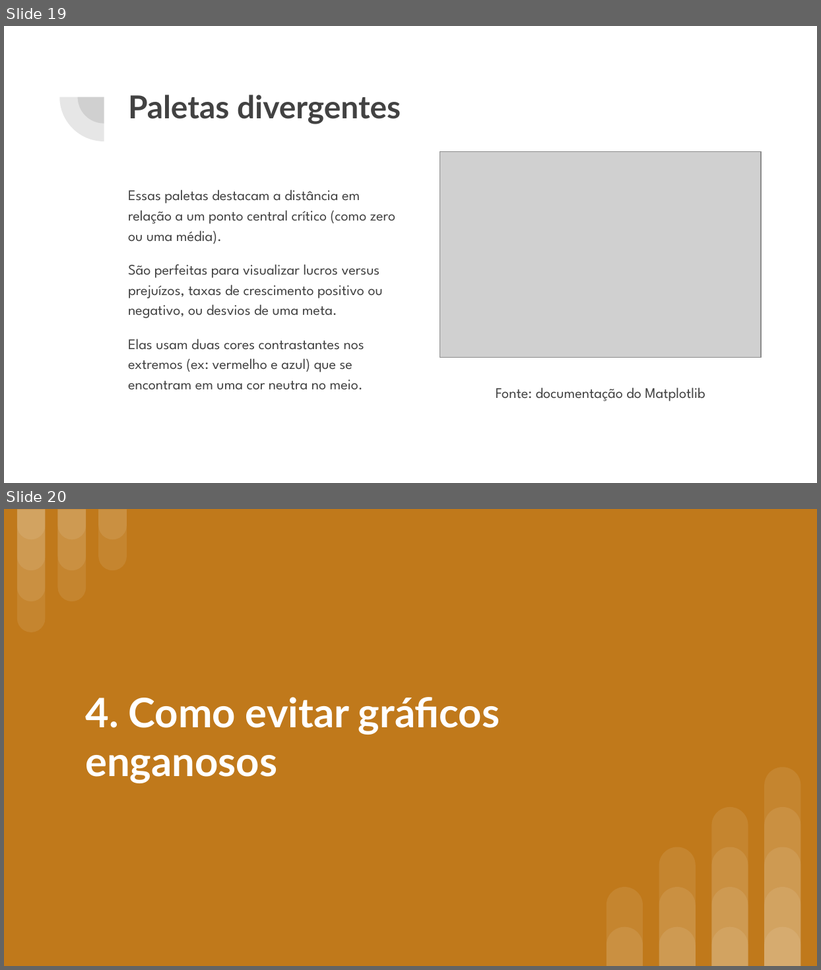
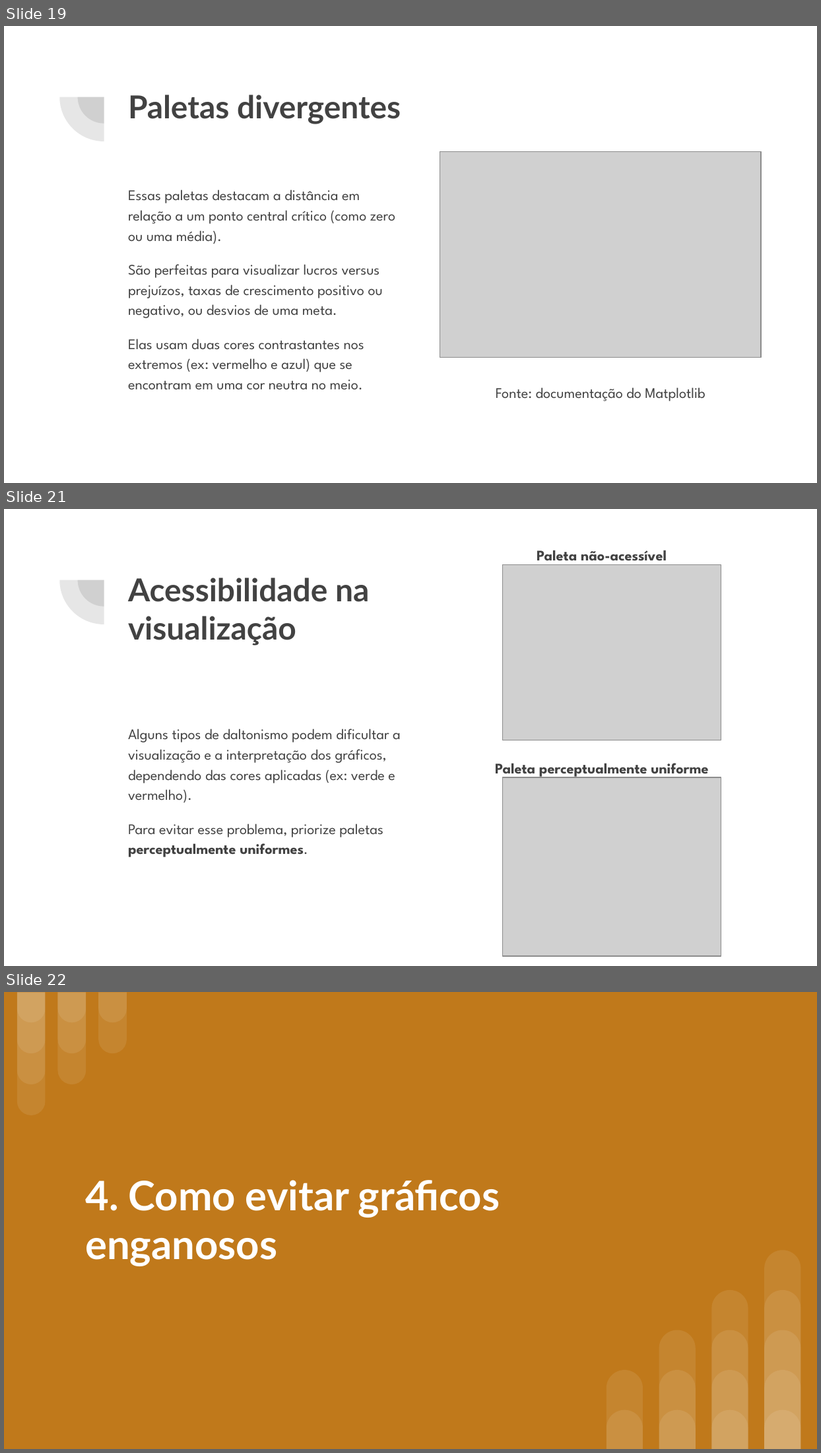
Before and after one commit to gustavonogvi/curso-python-ciencia-de-dados, a slide deck: modulo3/Módulo 3.pptx. Shown one above the other, each under a label of ours: slides 19 and 20 before the commit, slides 19, 21 and 22 after it; the slides between them are not shown. The pictures are 821x970 and 821x1453 pixels, drawn with LibreOffice and Linux fonts; fonts in the diff are those of the drawing; grey boxes stand for pictures. Boxes give left, top, right and bottom in pixels: in the first picture for what was removed or moved away, otherwise in the second. Text is boxed around its words. In the diff, an @@ line names an element or a change of style, - is before the commit and + after.

Commit message:
mais exemplos no notebook, paletas de cor, gráficos enganosos e acessibildade

```diff
--- a/modulo3/Módulo 3.pptx
+++ b/modulo3/Módulo 3.pptx
@@ slide 21 added at bbox=[4, 509, 817, 966], background #FFFFFF; not listed: 2 template elements that a slide beside it also shows @@
@@ picture added at bbox=[502, 565, 721, 741] @@
@@ text added at bbox=[537, 550, 667, 565], 13 pt, text #424242, bold @@
+Paleta não-acessível
@@ title added at bbox=[128, 578, 369, 646], 28 pt, text #424242, bold @@
+Acessibilidade na visualização
@@ text added at bbox=[128, 729, 401, 857], 13 pt, text #424242 @@
+Alguns tipos de daltonismo podem dificultar a visualização e a interpretação dos gráficos, dependendo das cores aplicadas (ex: verde e vermelho).
+Para evitar esse problema, priorize paletas perceptualmente uniformes.
@@ text added at bbox=[495, 763, 708, 778], 13 pt, text #424242, bold @@
+Paleta perceptualmente uniforme
@@ picture added at bbox=[502, 778, 721, 956] @@
@@ what was slide 20 is now slide 22 @@
```
Also in this commit, not shown: 2 other slides added, 1 other file.
